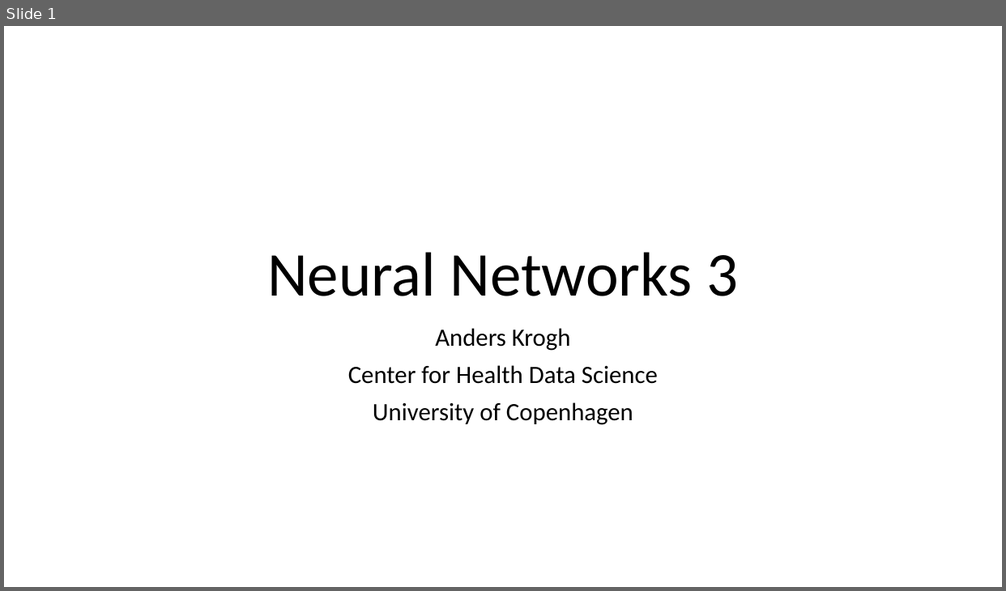
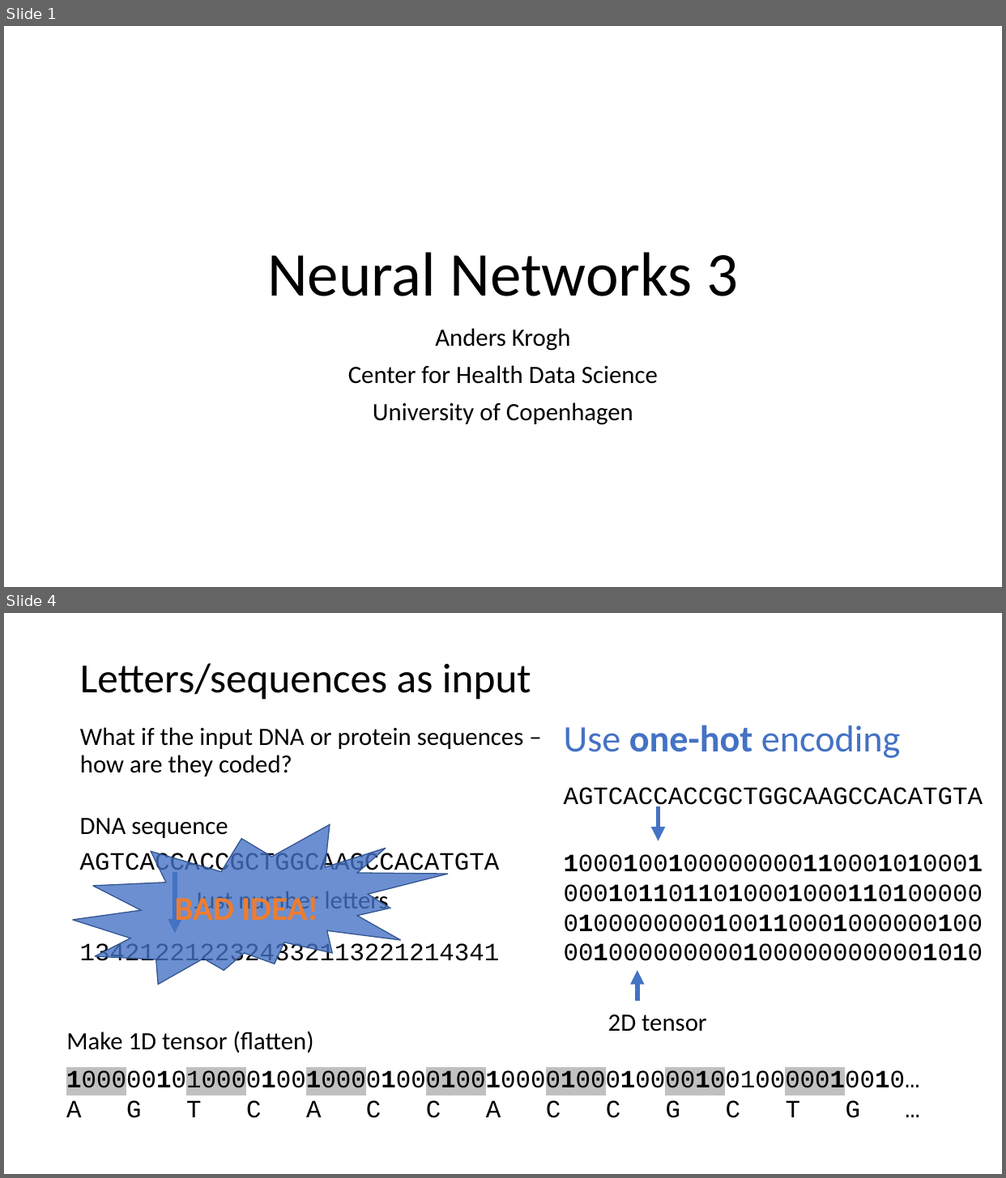
Before and after one commit to Center-for-Health-Data-Science/IntroToML, a slide deck: Day2/NNintro3.pptx. Shown one above the other, each under a label of ours: slide 1 before the commit, slides 1 and 4 after it; the slides between them are not shown. The pictures are 1006x591 and 1006x1178 pixels, drawn with LibreOffice and Linux fonts; fonts in the diff are those of the drawing. Boxes give left, top, right and bottom in pixels: in the first picture for what was removed or moved away, otherwise in the second. Text is boxed around its words. In the diff, an @@ line names an element or a change of style, - is before the commit and + after.

```diff
--- a/Day2/NNintro3.pptx
+++ b/Day2/NNintro3.pptx
@@ slide 4 added at (x1=4, y1=613, x2=1002, y2=1174), background #FFFFFF @@
@@ title added at (x1=80, y1=663, x2=531, y2=700), 40 pt, text #000000 @@
+Letters/sequences as input
@@ text added at (x1=80, y1=727, x2=524, y2=777), 24 pt, text #000000 @@
+What if the input DNA or protein sequences – how are they coded?
@@ text added at (x1=564, y1=725, x2=900, y2=758), 36 pt, text #4472C4 @@
+Use one-hot encoding
@@ text added at (x1=564, y1=787, x2=983, y2=811), 24 pt, text #000000 @@
+AGTCACCACCGCTGGCAAGCCACATGTA
@@ arrow added from (658, 807) to (658, 841), #4472C4 4.5 pt @@
@@ irregular seal added at (x1=73, y1=825, x2=449, y2=984), fill #4472C4 at 79% opacity, outline #325491 1 pt, 32 pt, text #ED7D31, bold @@
+BAD IDEA!
@@ text added at (x1=80, y1=818, x2=228, y2=838), 24 pt, text #000000 @@
+DNA sequence
@@ text added at (x1=80, y1=852, x2=500, y2=877), 24 pt, text #000000 @@
+AGTCACCACCGCTGGCAAGCCACATGTA
@@ text added at (x1=564, y1=854, x2=983, y2=961), 24 pt, text #000000 @@
+1000100100000000110001010001
+0001011011010001000110100000
+0100000000100110001000000100
+0010000000001000000000001010
@@ arrow added from (175, 873) to (175, 934), #4472C4 4.5 pt @@
@@ text added at (x1=194, y1=888, x2=389, y2=915), 24 pt, text #000000 @@
+Just number letters
@@ text added at (x1=80, y1=943, x2=500, y2=968), 24 pt, text #000000 @@
+1342122122324332113221214341
@@ arrow added from (637, 1001) to (637, 971), #4472C4 4.5 pt @@
@@ text added at (x1=608, y1=1015, x2=706, y2=1032), 24 pt, text #000000 @@
+2D tensor
@@ text added at (x1=66, y1=1031, x2=314, y2=1053), 24 pt, text #000000 @@
+Make 1D tensor (flatten)
@@ text added at (x1=66, y1=1070, x2=919, y2=1118), 24 pt, text #000000 @@
+10000010100001001000010001001000010001000010010000010010…
+A G T C A C C A C C G C T G …
```
Also in this commit, not shown: 6 other slides added, 6 slides removed, 5 other files.
